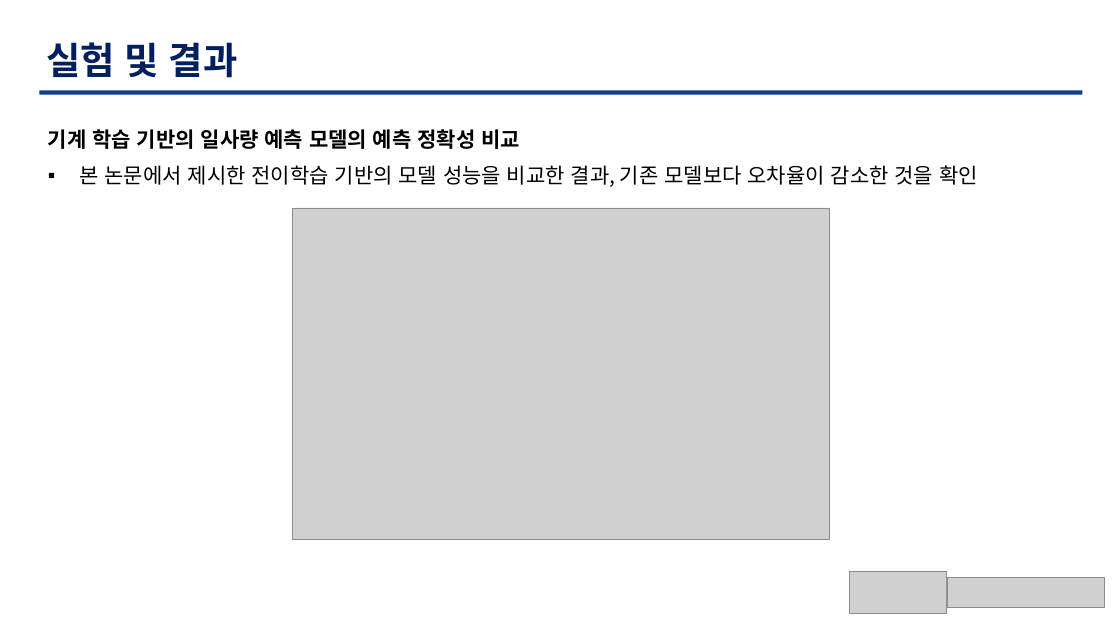
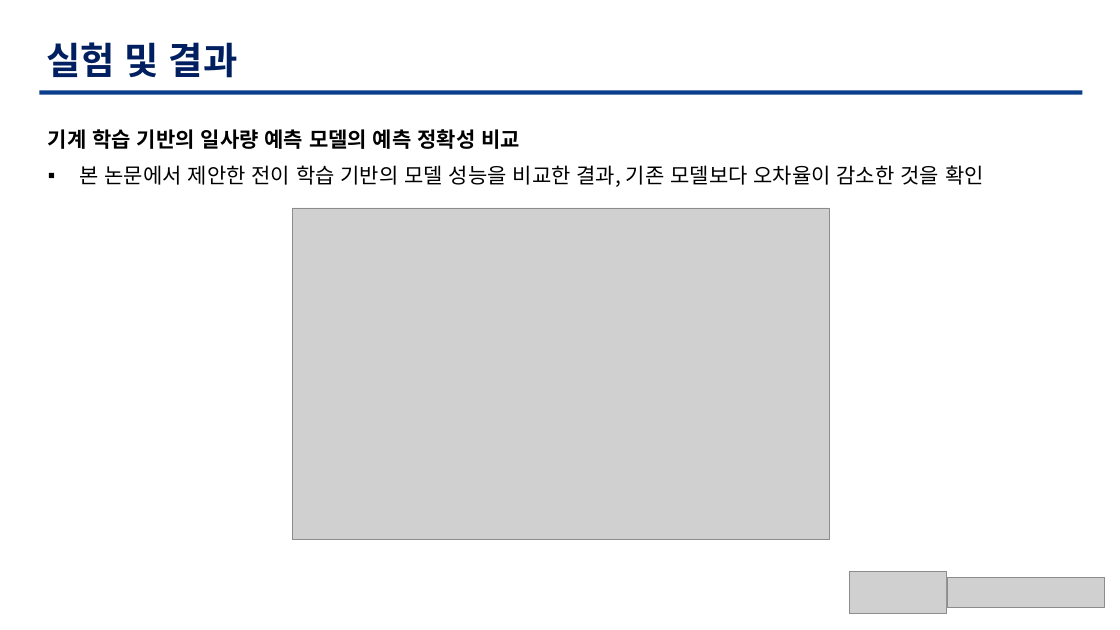
Before and after one commit to TaegyuHan/Solar_radiation_prediction_model, a slide deck: slide 13 of KICS_PT/[KICS] 모델 poster.pptx. Drawn at 1120x630 pixels with LibreOffice and Linux fonts; fonts in the diff are those of the drawing; grey boxes stand for pictures. Boxes give left, top, right and bottom in pixels: in the first picture for what was removed or moved away, otherwise in the second. Text is boxed around its words. In the diff, an @@ line names an element or a change of style, - is before the commit and + after.

```diff
--- a/KICS_PT/[KICS] 모델 poster.pptx
+++ b/KICS_PT/[KICS] 모델 poster.pptx
@@ text at (79,165,984,187): text changed @@
-▪ 본 논문에서 제시한 전이학습 기반의 모델 성능을 비교한 결과, 기존 모델보다 오차율이 감소한 것을 확인
+▪ 본 논문에서 제안한 전이 학습 기반의 모델 성능을 비교한 결과, 기존 모델보다 오차율이 감소한 것을 확인
```
Also in this commit, not shown: 7 other slides changed.
